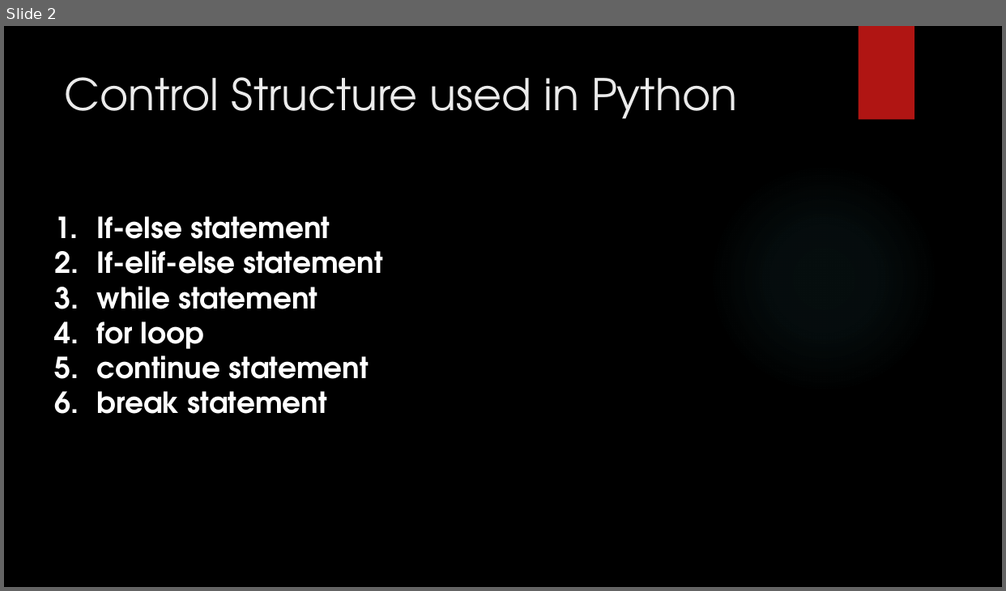
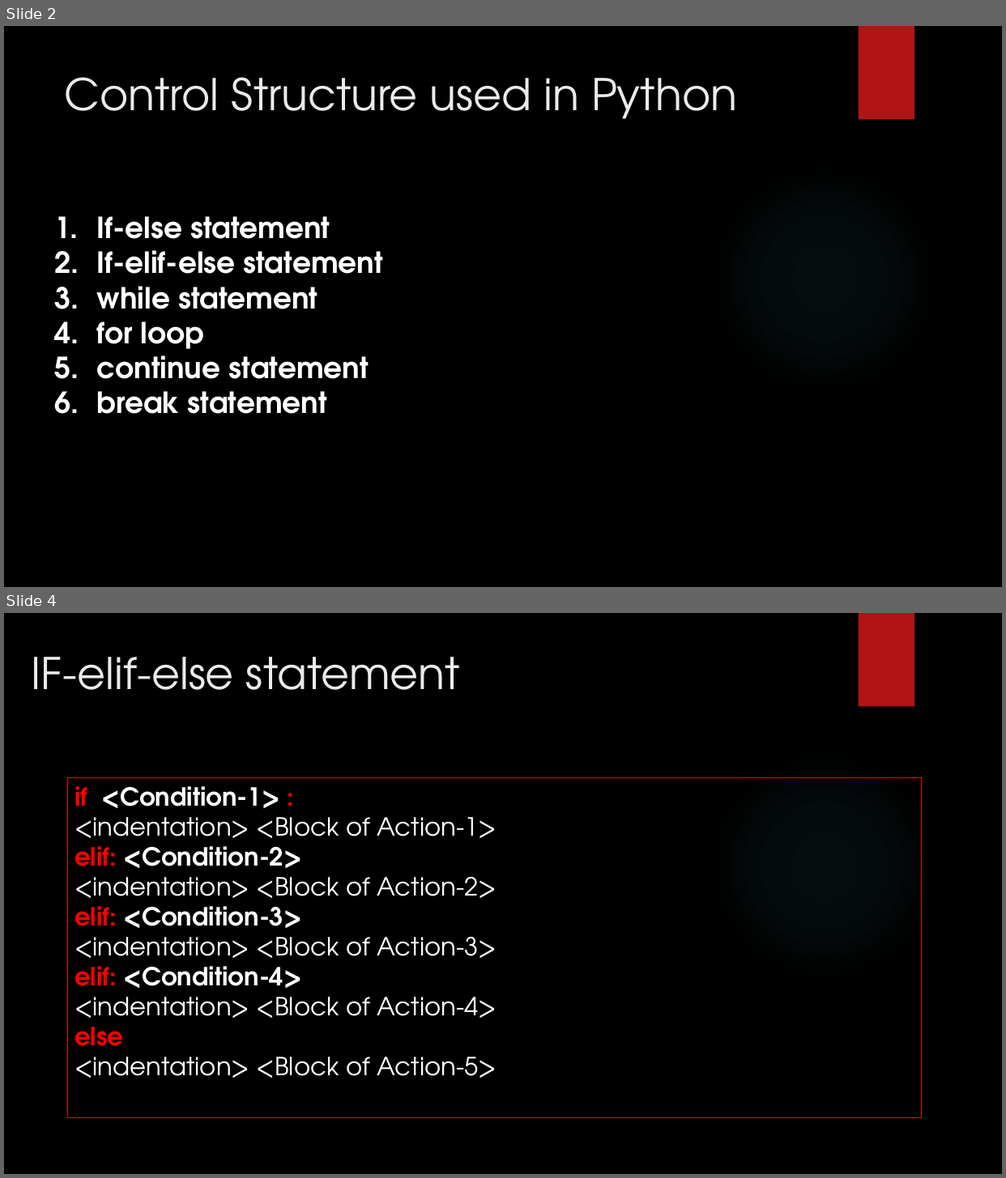
Before and after one commit to girishsukukumar/python, a slide deck: 3. Control_structures.pptx. Shown one above the other, each under a label of ours: slide 2 before the commit, slides 2 and 4 after it; the slides between them are not shown. The pictures are 1006x591 and 1006x1178 pixels, drawn with LibreOffice and Linux fonts; fonts in the diff are those of the drawing; background and template pictures are left out. Boxes give left, top, right and bottom in pixels: in the first picture for what was removed or moved away, otherwise in the second. Text is boxed around its words. In the diff, an @@ line names an element or a change of style, - is before the commit and + after.

```diff
--- a/3. Control_structures.pptx
+++ b/3. Control_structures.pptx
@@ slide 4 added at (4,613,1002,1174), background picture (left out); not listed: 2 template elements that a slide beside it also shows @@
@@ title added at (31,657,460,690), 42 pt, text #EBEBEB @@
+IF-elif-else statement
@@ rectangle added at (68,777,923,1118), outline #FF0000 0.75 pt, 24 pt, text #FFFFFF @@
+if <Condition-1> :
+<indentation> <Block of Action-1>
+elif: <Condition-2>
+<indentation> <Block of Action-2>
+elif: <Condition-3>
+<indentation> <Block of Action-3>
+elif: <Condition-4>
+<indentation> <Block of Action-4>
+else
+<indentation> <Block of Action-5>
```
Also in this commit, not shown: 5 other slides added, 4 slides removed, 1 other file.
